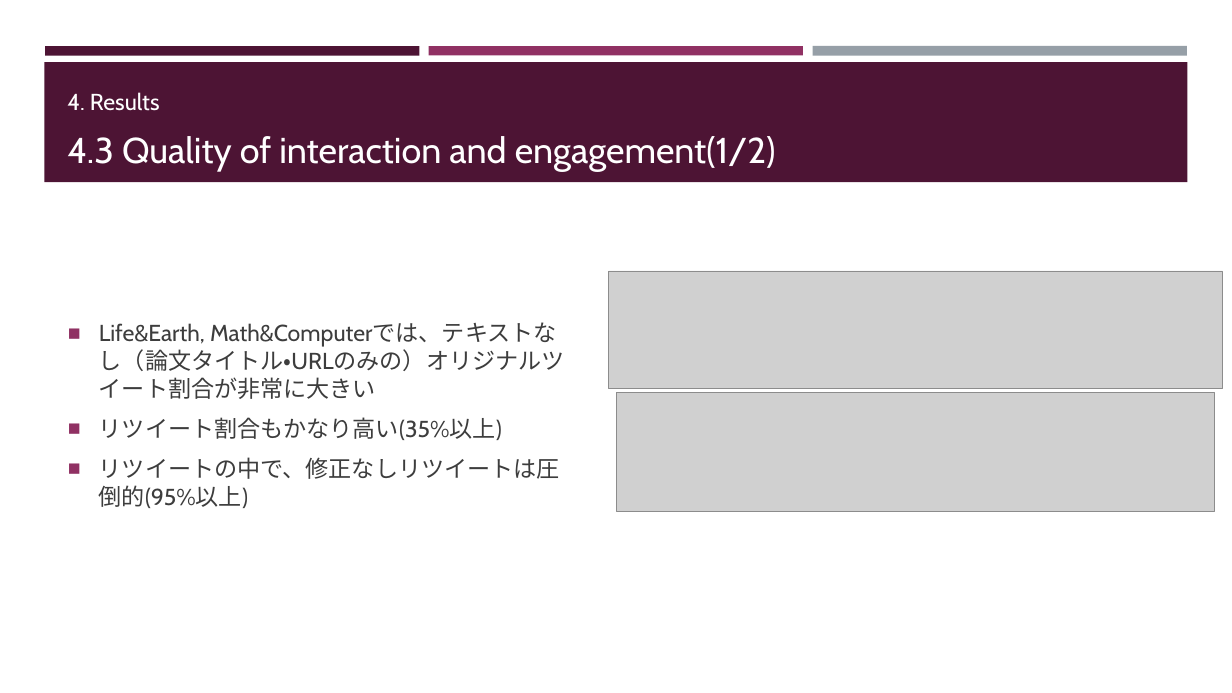
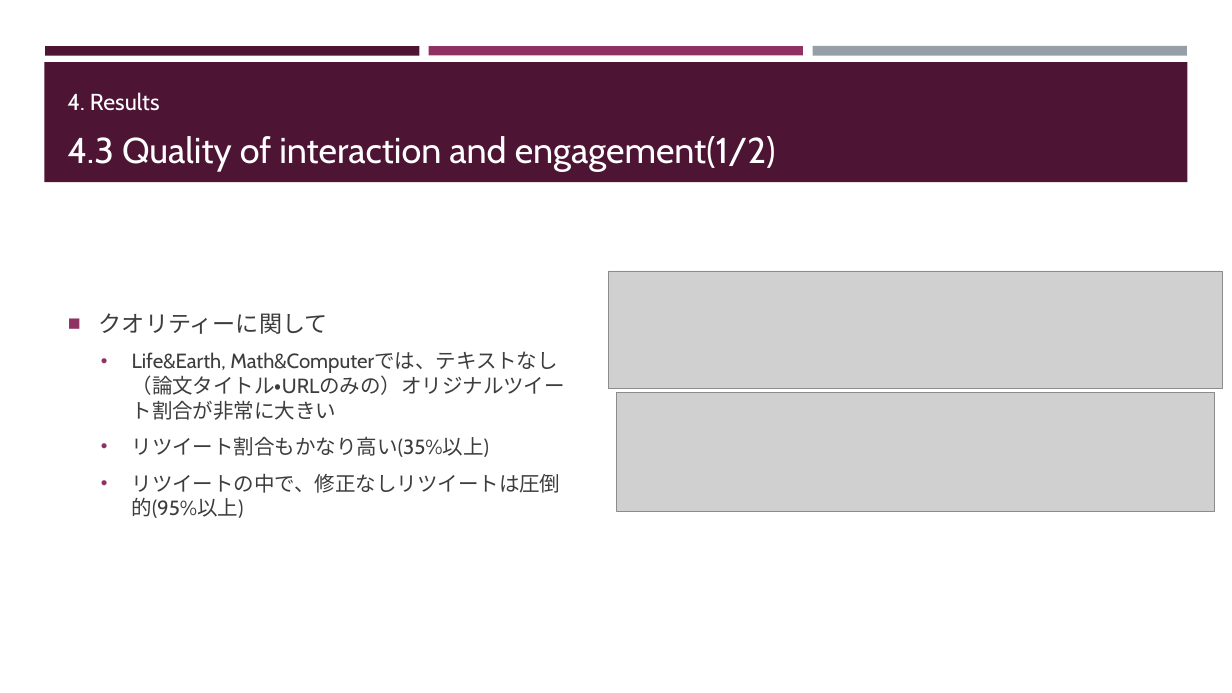
Before and after one commit to Hweemyoung/mastersdegree, a slide deck: slide 12 of altmetrics/presen/paper_review_2/paper_review_2.pptx (slide 11 before the commit). Drawn at 1232x693 pixels with LibreOffice and Linux fonts; fonts in the diff are those of the drawing; grey boxes stand for pictures. Boxes give left, top, right and bottom in pixels: in the first picture for what was removed or moved away, otherwise in the second. Text is boxed around its words. In the diff, an @@ line names an element or a change of style, - is before the commit and + after.

```diff
--- a/altmetrics/presen/paper_review_2/paper_review_2.pptx
+++ b/altmetrics/presen/paper_review_2/paper_review_2.pptx
@@ text at (99, 313, 328, 334): paragraph added @@
+■ クオリティーに関して
@@ text at (132, 351, 565, 518): size 18 to 16 pt; bullet ■ to •; list level 1 to 2 in "Life&Earth, Math&Computerでは、テキストなし（論文タイトル・URLのみの）オリジナルツイート割合 ..."; list level 1 to 2 in "リツイート割合もかなり高い(35%以上)"; list level 1 to 2 in "リツイートの中で、修正なしリツイートは圧倒的(95%以上)" @@
```
Also in this commit, not shown: 6 other slides changed, 1 slide added, 3 other files.
